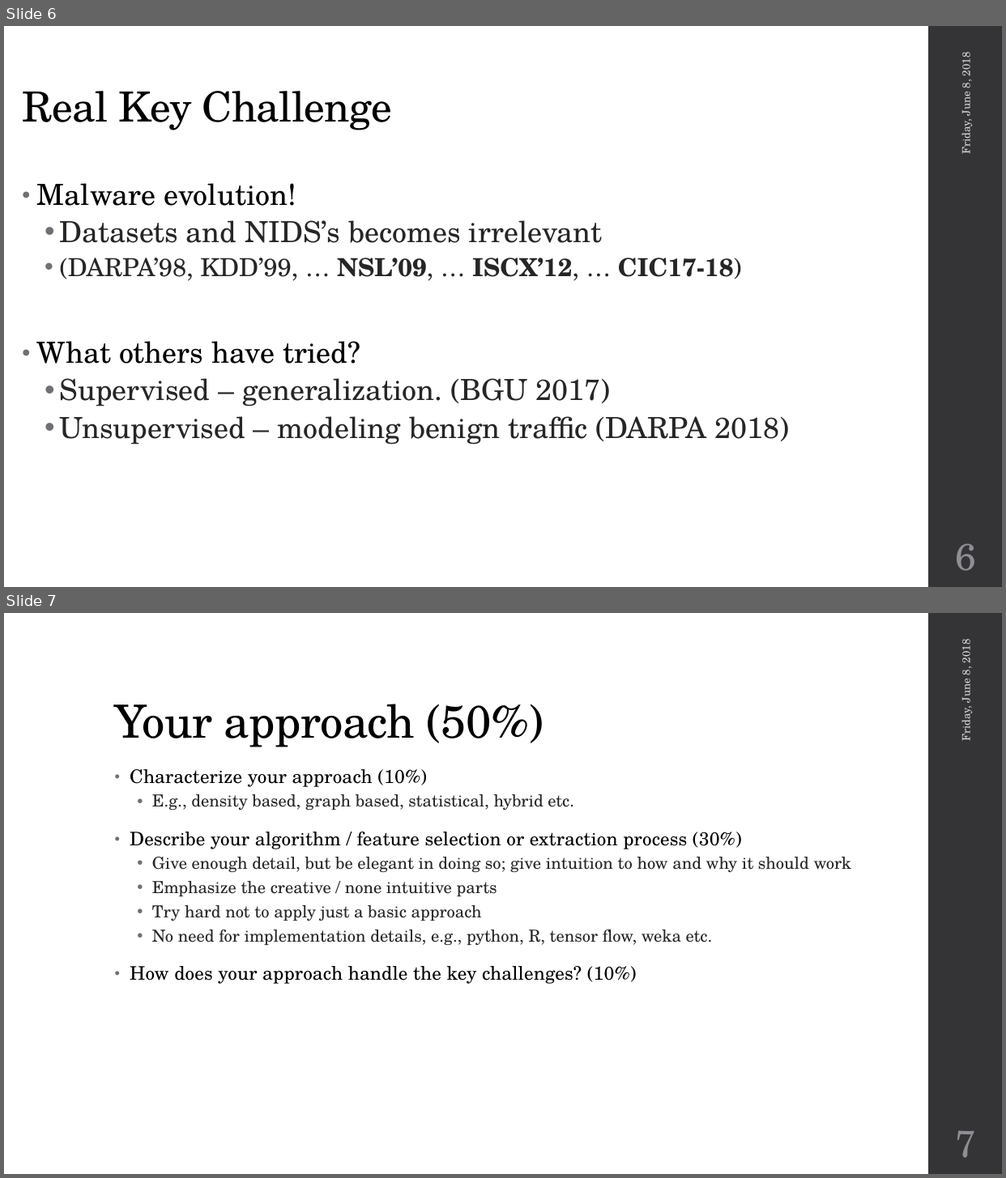
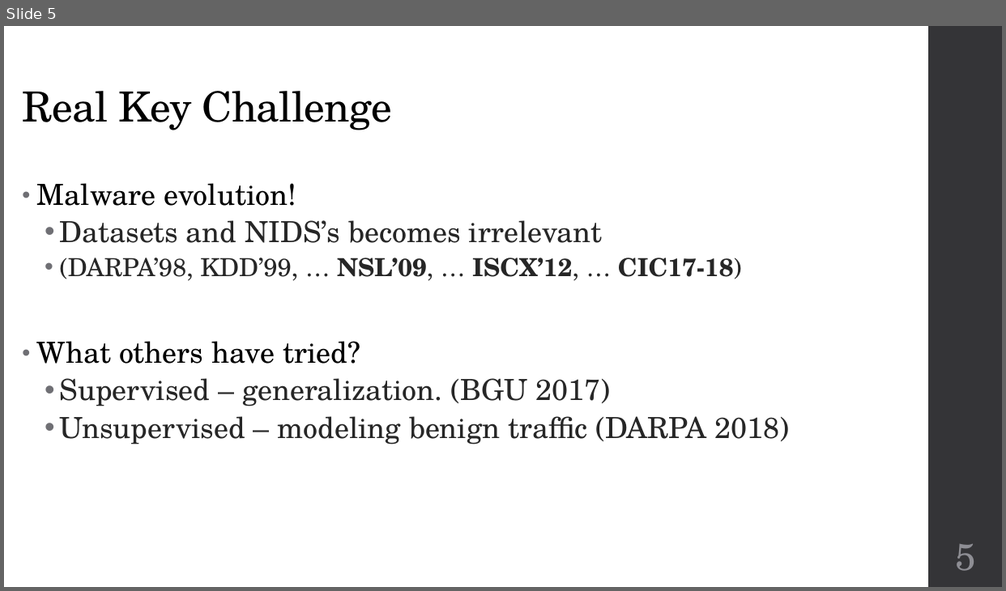
Before and after one commit to omerza/AnomalyDetection, a slide deck: omer_aryeh.pptx. Shown one above the other, each under a label of ours: slides 6 and 7 before the commit, slide 5 after it. The pictures are 1006x1178 and 1006x591 pixels, drawn with LibreOffice and Linux fonts; fonts in the diff are those of the drawing; background and template pictures are left out. Boxes give left, top, right and bottom in pixels: in the first picture for what was removed or moved away, otherwise in the second. Text is boxed around its words. In the diff, an @@ line names an element or a change of style, - is before the commit and + after.

```diff
--- a/omer_aryeh.pptx
+++ b/omer_aryeh.pptx
@@ slide 7 removed at (4,613,1002,1174), background #FFFFFF; not listed: 1 template element that a slide beside it also shows @@
@@ text removed at (957,641,974,741) @@
-Friday, June 8, 2018
@@ title removed at (115,704,543,747) @@
-Your approach (50%)
@@ text removed at (130,769,851,984) @@
-• Characterize your approach (10%)
-  • E.g., density based, graph based, statistical, hybrid etc.
-• Describe your algorithm / feature selection or extraction process (30%)
-  • Give enough detail, but be elegant in doing so; give intuition to how and why it should work
-  • Emphasize the creative / none intuitive parts
-  • Try hard not to apply just a basic approach
-  • No need for implementation details, e.g., python, R, tensor flow, weka etc.
-• How does your approach handle the key challenges? (10%)
@@ page number removed at (955,1131,976,1158) @@
-7
@@ what was slide 6 is now slide 5 @@
@@ slide 5 changed as well @@
@@ text removed at (957,54,974,154) @@
-Friday, June 8, 2018
@@ page number at (955,544,976,571): text changed @@
-6
+5
```
Also in this commit, not shown: 4 other slides changed, 6 slides added, 3 other slides removed.
